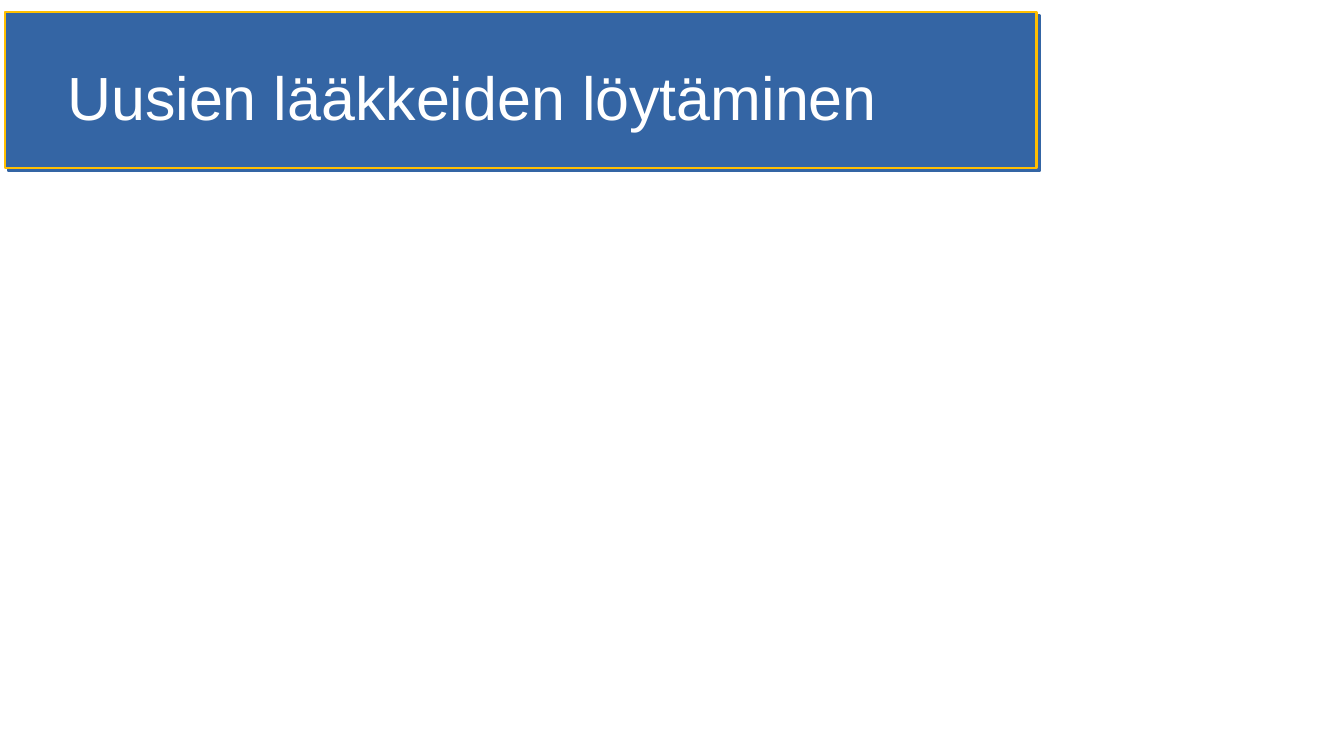
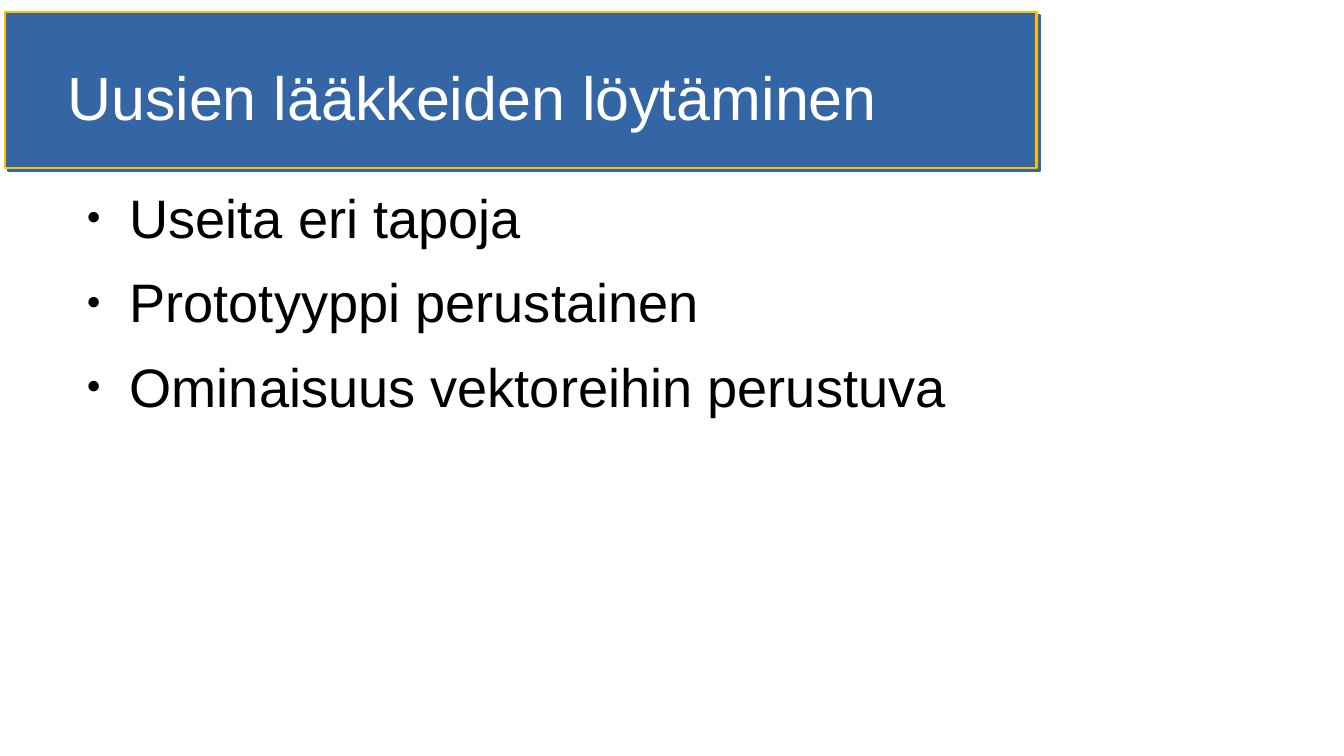
Before and after one commit to HegePI/kanditutkielma, a slide deck: slide 4 of esitelmä.odp (slide 7 before the commit). Drawn at 1344x756 pixels with LibreOffice and Linux fonts; fonts in the diff are those of the drawing. Boxes give left, top, right and bottom in pixels: in the first picture for what was removed or moved away, otherwise in the second. Text is boxed around its words. In the diff, an @@ line names an element or a change of style, - is before the commit and + after.

```diff
--- a/esitelmä.odp
+++ b/esitelmä.odp
@@ text added at bbox=[130, 198, 946, 416], 32 pt, text #000000 @@
+● Useita eri tapoja
+● Prototyyppi perustainen
+● Ominaisuus vektoreihin perustuva
```
Also in this commit, not shown: 2 other slides changed, 7 slides added, 9 slides removed, 5 other files.
